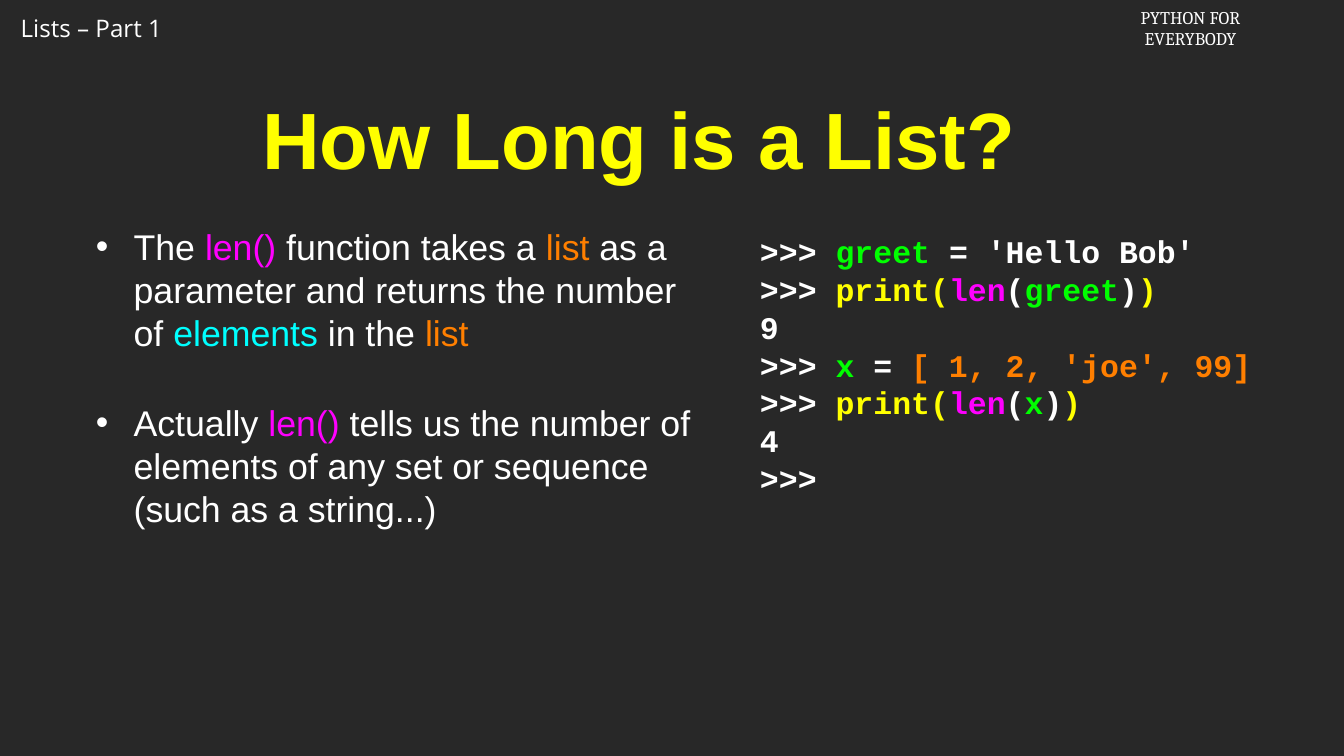
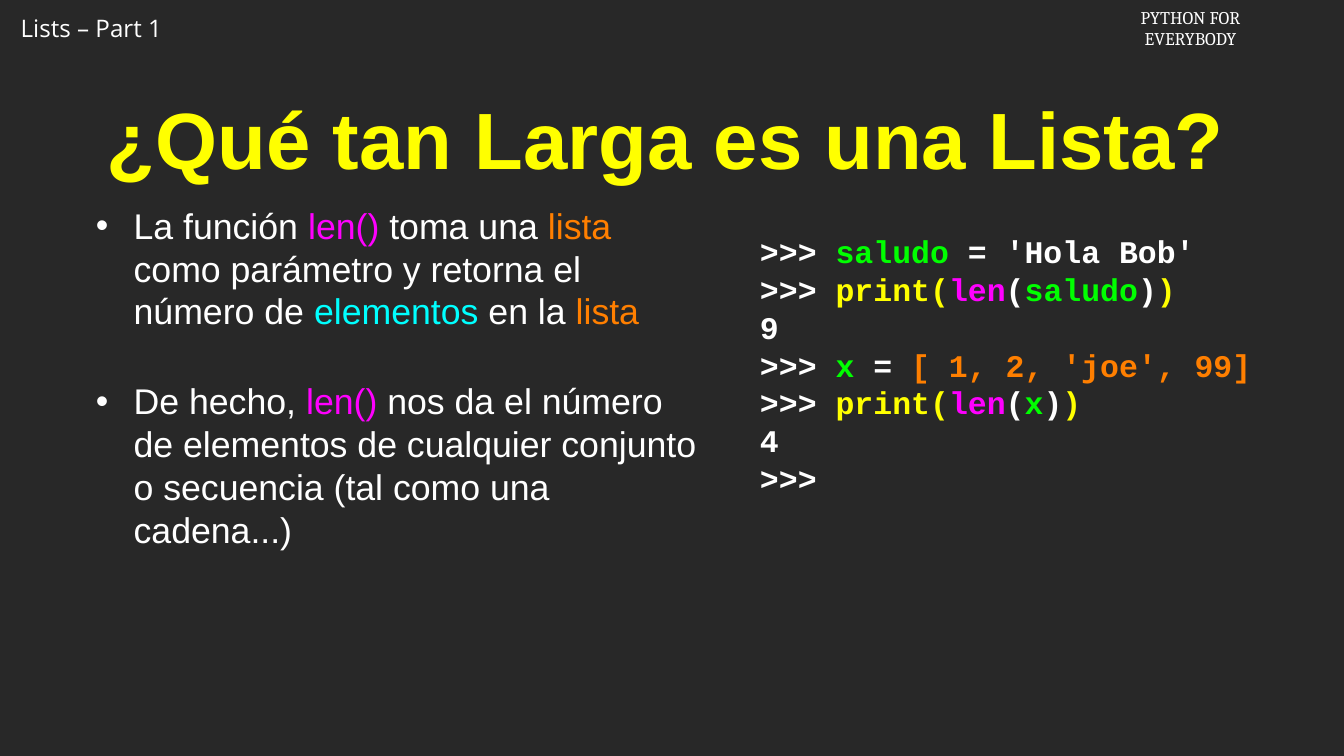
Before and after one commit to csev/py4e, a slide deck: slide 10 of ai/8.1.pptx. Drawn at 1344x756 pixels with LibreOffice and Linux fonts; fonts in the diff are those of the drawing; background and template pictures are left out. Boxes give left, top, right and bottom in pixels: in the first picture for what was removed or moved away, otherwise in the second. Text is boxed around its words. In the diff, an @@ line names an element or a change of style, - is before the commit and + after.

```diff
--- a/ai/8.1.pptx
+++ b/ai/8.1.pptx
@@ title at [107, 110, 1223, 184]: text changed @@
-How Long is a List?
+¿Qué tan Larga es una Lista?
@@ text at [134, 212, 696, 550]: text changed @@
-• The len() function takes a list as a parameter and returns the number of elements in the list
-• Actually len() tells us the number of elements of any set or sequence (such as a string...)
+• La función len() toma una lista como parámetro y retorna el número de elementos en la lista
+• De hecho, len() nos da el número de elementos de cualquier conjunto o secuencia (tal como una cadena...)
@@ text at [836, 240, 1195, 308]: text changed @@
->>> greet = 'Hello Bob'
->>> print(len(greet))
+>>> saludo = 'Hola Bob'
+>>> print(len(saludo))
```
Also in this commit, not shown: 11 other slides changed.
